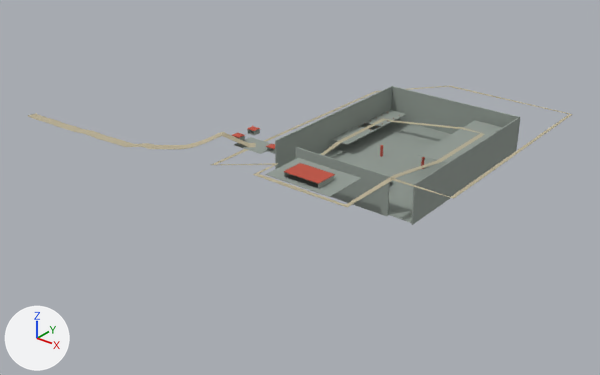
One commit to the glTF model world/public/assets/world_qin.visual.glb: the scene before it, then after it.
Rendered twice from a 50 mm lens placed at (575.0, -945.0, 504.0), pointed at (-130.0, -63.0, -43.0). The axes (+X, +Y, +Z) are drawn at lower left. The lights are the same throughout. The older version comes first. Where no turn or scale is listed for an object, it has been applied to the vertices. Vertices at exactly the same position are counted once.

In view in the first picture: 'qin_Architecture', 'qin_Routes'.
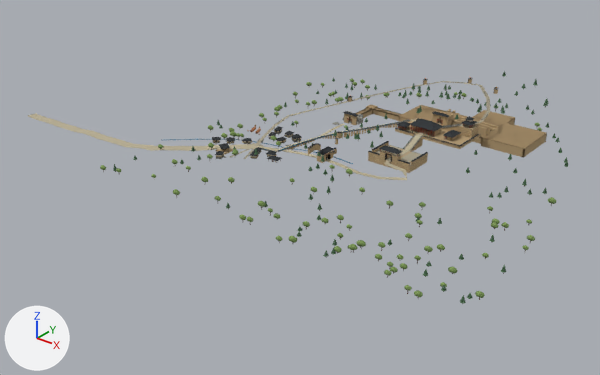
Where the newer file only moved an object's origin or applied its transform, the numbers keep the older frame.

What differs and where, as boxes (x1, y1, x2, y2) in the pictures (600 x 375 px; the box of a moved part takes in the faces that stretch with it):
'qin_Architecture', deleted
    before: (232, 86, 520, 225)
'qin_Routes', reshaped (15% narrower, 18% shorter)
    before: (28, 86, 573, 207)
    after: (28, 81, 490, 180)
'qin_Trees_Leaves', added
    after: (100, 71, 568, 304)
'qin_BuriedHalls', added
    after: (343, 105, 547, 158)
'qin_Palace', added
    after: (368, 116, 481, 173)
'qin_ArtisanTown', added
    after: (212, 126, 302, 159)
'qin_Aqueduct', added
    after: (259, 120, 410, 152)
'qin_BuriedRoyalCity', added
    after: (472, 110, 515, 126)
'qin_RiverPass', added
    after: (307, 131, 342, 163)
'qin_Workshops', added
    after: (215, 111, 363, 162)
'qin_Trees_Trunks', added
    after: (103, 81, 558, 304)
'qin_RidgeBeacons', added
    after: (276, 77, 498, 127)
'qin_Water', added
    after: (168, 121, 403, 164)
'qin_BuriedFoundry', added (mostly hidden)
    after: (459, 117, 498, 131)
part 1 of me_mesh_0, rebuilt (38% narrower, 46% shorter)
    before: (212, 118, 485, 207)
    after: (256, 132, 426, 180)
part 2 of me_mesh_0, rebuilt (24% narrower, 42% shorter)
    before: (264, 86, 573, 199)
    after: (255, 81, 490, 146)
part 3 of me_mesh_0, added
    after: (268, 120, 416, 152)
part 4 of me_mesh_0, moved or reshaped
    before: (125, 132, 256, 149)
    after: (125, 124, 345, 151)

The change, as a diff of the scene's bpy script:
```diff
--- a/world/public/assets/world_qin.visual.glb.py
+++ b/world/public/assets/world_qin.visual.glb.py
@@ mat_m_foliage @@
+mat_m_foliage = bpy.data.materials.new('M_Foliage')
+mat_m_foliage.use_nodes = True; mat_m_foliage.node_tree.nodes.clear()
+_N = mat_m_foliage.node_tree.nodes; _L = mat_m_foliage.node_tree.links
+n0 = _N.new('ShaderNodeBsdfPrincipled'); n0.name = 'Principled BSDF'
+n0.inputs[2].default_value = 1.0  # 'Roughness'
+n1 = _N.new('ShaderNodeOutputMaterial'); n1.name = 'Material Output'
+n2 = _N.new('ShaderNodeVertexColor'); n2.name = 'Color Attribute'
+_L.new(n0.outputs[0], n1.inputs[0])  # 'BSDF' to 'Surface'
+_L.new(n2.outputs[0], n0.inputs[0])  # 'Color' to 'Base Color'
@@ mat_m_water @@
+mat_m_water = bpy.data.materials.new('M_Water')
+# nodes: BsdfPrincipled, Math, Mix, OutputMaterial, VertexColor
+# colours: cyan #46b8d8, mixed with the vertex colours
@@ me_mesh_0 @@
-me_mesh_0.from_pydata(...)  # 1000 vertices, 1482 faces; spans x -384.0..384.0, y -228.0..228.0, z -31.0..31.0
+me_mesh_0.from_pydata(...)  # 1108 vertices, 1632 faces; spans x -384.0..319.0, y -193.0..158.0, z -31.0..78.0
+# me_mesh_0 part 1: the loose piece of 64 vertices spanning x 28.0..300.0, y -228.0..119.0, z -24.0..31.0 is rebuilt with 60 vertices and now spans x 30.0..298.0, y -104.0..15.0, z -12.0..37.0
+# me_mesh_0 part 2: the loose piece of 24 vertices spanning x 29.0..384.0, y -132.0..228.0, z -10.0..31.0 is rebuilt with 80 vertices and now spans x 0.0..319.0, y -85.0..158.0, z -12.0..78.0
+# me_mesh_0 part 3: a new loose piece of 44 vertices spanning x 31.0..253.0, y -87.0..49.0, z -12.0..37.0, in mat_m_toon
+# me_mesh_0 part 4: 38 vertices moved from x -126.0..-104.0, y -192.0..-176.0, z -18.0..-11.0 to x -128.0..-106.0, y -193.0..-177.0, z -19.0..-14.0; 365 vertices removed from x -134.0..37.0, y -192.0..-78.0, z -20.0..10.0; 377 vertices added at x -134.0..97.0, y -193.0..58.0, z -20.0..-3.0
 me_mesh_0.materials.append(mat_m_toon)
@@ ob_qin_architecture @@
-ob_qin_architecture = bpy.data.objects.new('qin_Architecture', me_mesh_1)
@@ ob_qin_trees_leaves @@
+ob_qin_trees_leaves = bpy.data.objects.new('qin_Trees_Leaves', me_mesh_14)  # 16375 vertices, 30846 faces; spans x -283.0..283.0, y -281.0..281.0, z -59.0..59.0
+ob_qin_trees_leaves.location = (-13.0, -20.0, 82.0)
@@ ob_qin_trees_trunks @@
+ob_qin_trees_trunks = bpy.data.objects.new('qin_Trees_Trunks', me_mesh_13)  # 4140 vertices, 7360 faces; spans x -279.0..279.0, y -278.0..278.0, z -59.0..59.0
+ob_qin_trees_trunks.location = (-14.0, -19.0, 79.0)
@@ ob_qin_water @@
+ob_qin_water = bpy.data.objects.new('qin_Water', me_mesh_12)  # 312 vertices, 278 faces; spans x -170.0..170.0, y -102.0..102.0, z -27.0..27.0
+ob_qin_water.location = (-153.0, -62.0, 43.0)
@@ ob_qin_buriedroyalcity @@
+ob_qin_buriedroyalcity = bpy.data.objects.new('qin_BuriedRoyalCity', me_mesh_10)  # 2525 vertices, 4000 faces; spans x -26.4..26.4, y -26.4..26.4, z -15.8..15.8
+ob_qin_buriedroyalcity.location = (55.0, 178.0, 25.0)
@@ ob_qin_buriedfoundry @@
+ob_qin_buriedfoundry = bpy.data.objects.new('qin_BuriedFoundry', me_mesh_8)  # 2845 vertices, 4766 faces; spans x -59.6..59.6, y -32.5..32.5, z -15.1..15.1
+ob_qin_buriedfoundry.location = (89.0, 96.0, 42.0)
@@ ob_qin_buriedhalls @@
+ob_qin_buriedhalls = bpy.data.objects.new('qin_BuriedHalls', me_mesh_7)  # 4080 vertices, 6256 faces; spans x -150.0..150.0, y -79.0..79.0, z -39.0..39.0
+ob_qin_buriedhalls.location = (13.0, 118.0, 48.0)
@@ ob_qin_ridgebeacons @@
+ob_qin_ridgebeacons = bpy.data.objects.new('qin_RidgeBeacons', me_mesh_6)  # 2496 vertices, 3744 faces; spans x -159.0..159.0, y -80.0..80.0, z -47.0..47.0
+ob_qin_ridgebeacons.location = (-57.0, 62.0, 73.0)
@@ ob_qin_aqueduct @@
+ob_qin_aqueduct = bpy.data.objects.new('qin_Aqueduct', me_mesh_5)  # 2256 vertices, 3384 faces; spans x -90.0..90.0, y -69.0..69.0, z -25.0..25.0
+ob_qin_aqueduct.location = (-89.0, -36.0, 45.0)
@@ ob_qin_riverpass @@
+ob_qin_riverpass = bpy.data.objects.new('qin_RiverPass', me_mesh_4)  # 2828 vertices, 4248 faces; spans x -6.7..6.7, y -37.2..37.2, z -17.5..17.5
+ob_qin_riverpass.location = (-70.0, -83.0, 41.0)
@@ ob_qin_palace @@
+ob_qin_palace = bpy.data.objects.new('qin_Palace', me_mesh_3)  # 8214 vertices, 13796 faces; spans x -51.4..51.4, y -66.9..66.9, z -23.3..23.3
+ob_qin_palace.location = (53.0, -25.0, 72.0)
@@ ob_qin_workshops @@
+ob_qin_workshops = bpy.data.objects.new('qin_Workshops', me_mesh_2_1)  # 2586 vertices, 4372 faces; spans x -62.0..62.0, y -109.0..109.0, z -9.0..9.0
+ob_qin_workshops.location = (-172.0, -40.0, 30.0)
@@ ob_qin_artisantown @@
+ob_qin_artisantown = bpy.data.objects.new('qin_ArtisanTown', me_mesh_1_1)  # 5635 vertices, 9478 faces; spans x -58.5..58.5, y -71.3..71.3, z -6.7..6.7
+ob_qin_artisantown.location = (-195.0, -100.0, 26.0)
```
